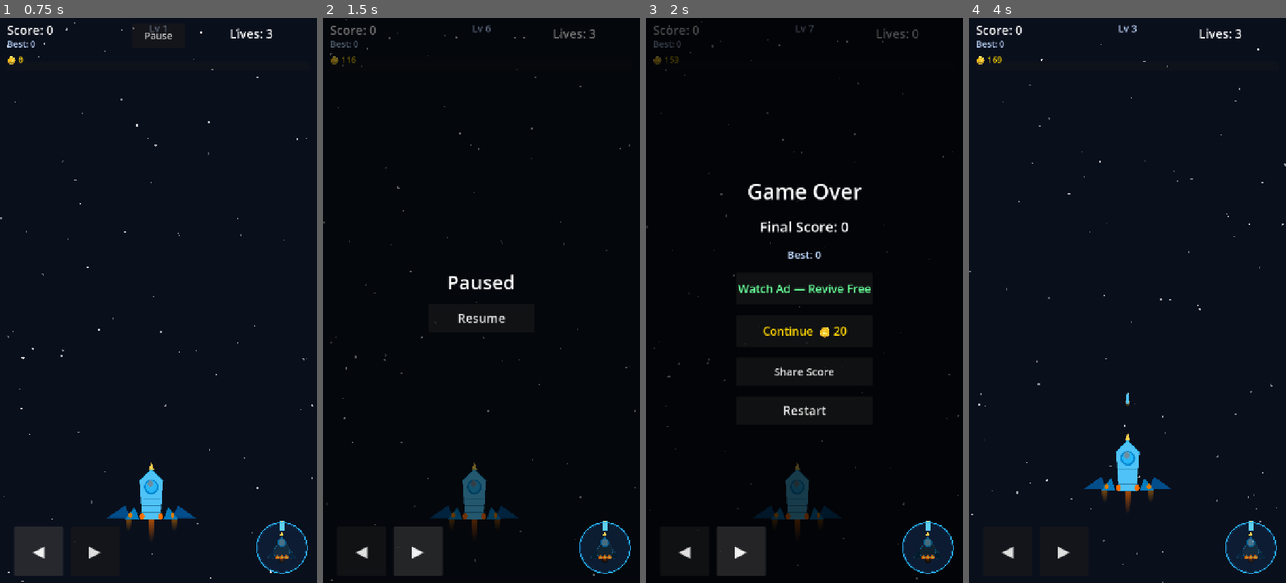
Above: before the commit, frames 1-4 (left to right).
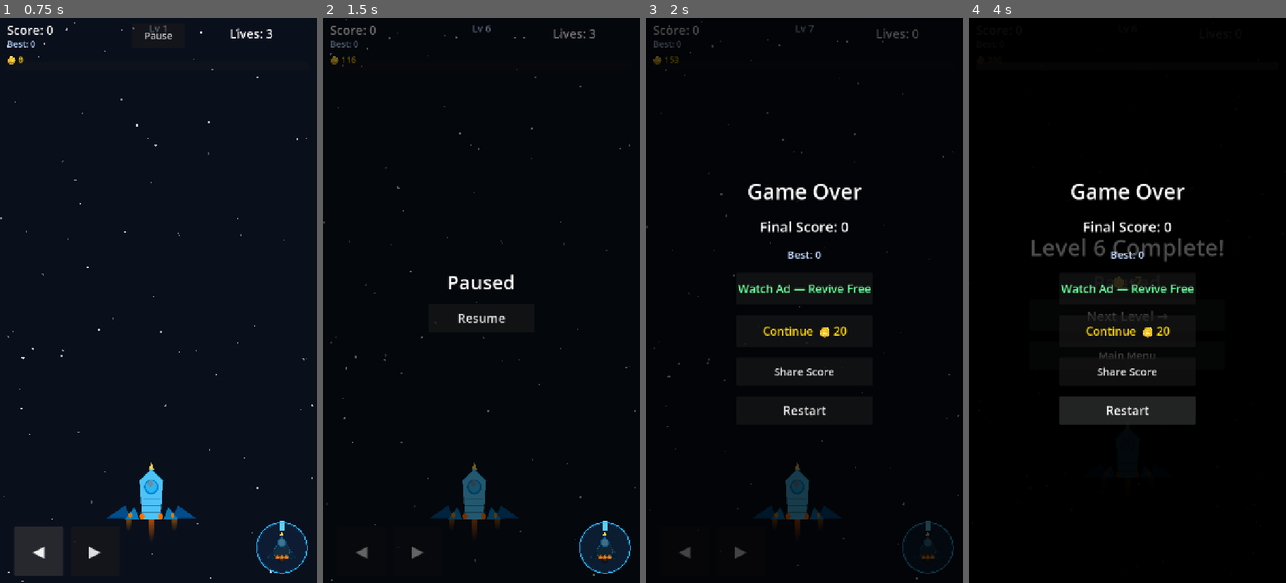
Above: after the commit, the same moments.

Repository: ahsan12345678910/Shooter
Game: Godot game, scene res://tests/TestRunner.tscn
Same seed, same stepped clock (60 frames per second), same inputs: the game is played once before the commit and once after it. This scene is started directly instead of the project's main scene.
Inputs (mouse positions are in pixels of both pictures, inside the frame that each line leads up to):
- Up to frame 1 (0.75 s): click "◀" at 0.5 s
- Up to frame 2 (1.5 s): click "▶" at 1.25 s
- Up to frame 3 (2 s): no input
- Up to frame 4 (4 s): click "Restart" at 2 s; click (1127, 407) at 2.75 s, where only the run before the commit has a clickable "Restart"; tap Enter (ui_accept) at 3.5, 3.77 s; move the mouse to (1111, 413) at 3.52 s; hold Up (ui_up) from 3.53 s (still down); click (1111, 413) at 3.67 s

Frame 1 is identical in both runs. In frame 2, 1.4% of the frame differs, in the area x 10-38%, y 90-99%; in frame 3, 2.5%; in frame 4, 86%, in the area x 0-100%, y 0-100%.

Commit message:
complete game

Diff:
--- a/MobileShooter/Main.tscn
+++ b/MobileShooter/Main.tscn
@@ -127,6 +127,8 @@
 text = "NEW BEST!"
 horizontal_alignment = 1
 
+[node name="MobileControls" parent="UI" instance=ExtResource("4_mobile_controls")]
+
 [node name="PausePanel" type="Control" parent="UI"]
 process_mode = 3
 visible = false
@@ -229,6 +231,7 @@
 
 [node name="GameOverPanel" type="Control" parent="UI"]
 process_mode = 3
+z_index = 20
 visible = false
 layout_mode = 3
 anchors_preset = 15
@@ -238,6 +241,7 @@
 grow_vertical = 2
 
 [node name="Overlay" type="ColorRect" parent="UI/GameOverPanel"]
+mouse_filter = 2
 layout_mode = 1
 anchors_preset = 15
 anchor_right = 1.0
@@ -302,5 +306,3 @@
 layout_mode = 2
 theme_override_font_sizes/font_size = 28
 text = "Restart"
-
-[node name="MobileControls" parent="UI" instance=ExtResource("4_mobile_controls")]
--- a/MobileShooter/main.gd
+++ b/MobileShooter/main.gd
@@ -119,7 +119,8 @@
 	_hud_level_label.text = "Lv %d" % level_number
 	_level_complete_panel.hide()
 	_progress_bar.value = 0
-	_mobile_controls.mouse_filter = Control.MOUSE_FILTER_PASS
+	if _mobile_controls.has_method("set_gameplay_active"):
+		_mobile_controls.set_gameplay_active(true)
 
 
 func _on_level_progress_changed(killed: int, required: int) -> void:
@@ -139,14 +140,16 @@
 
 	_level_complete_panel.show()
 	_pause_button.visible = false
-	_mobile_controls.mouse_filter = Control.MOUSE_FILTER_IGNORE
+	if _mobile_controls.has_method("set_gameplay_active"):
+		_mobile_controls.set_gameplay_active(false)
 
 
 func _on_next_level_pressed() -> void:
 	GameManager.set_paused(false)
 	_level_complete_panel.hide()
 	_pause_button.visible = true
-	_mobile_controls.mouse_filter = Control.MOUSE_FILTER_PASS
+	if _mobile_controls.has_method("set_gameplay_active"):
+		_mobile_controls.set_gameplay_active(true)
 	GameManager.advance_to_next_level()
 
 
@@ -161,6 +164,10 @@
 	_level_complete_panel.hide()
 	_game_over_panel.show()
 	_pause_button.visible = false
+	if _mobile_controls.has_method("set_gameplay_active"):
+		_mobile_controls.set_gameplay_active(false)
+	get_tree().paused = false
+	GameManager.is_paused = false
 	AudioManager.play_level_up()
 	AudioManager.stop_music()
 
@@ -181,6 +188,10 @@
 func _on_game_over() -> void:
 	_final_score_label.text = "Final Score: %d" % GameManager.score
 	_final_high_score_label.text = "Best: %d" % GameManager.high_score
+	get_tree().paused = false
+	GameManager.is_paused = false
+	if _mobile_controls.has_method("set_gameplay_active"):
+		_mobile_controls.set_gameplay_active(false)
 	_game_over_panel.show()
 	_pause_panel.hide()
 	_pause_button.visible = false
@@ -207,7 +218,8 @@
 			player.revive()
 		GameManager.resume_after_continue()
 		_pause_button.visible = true
-		_mobile_controls.mouse_filter = Control.MOUSE_FILTER_PASS
+		if _mobile_controls.has_method("set_gameplay_active"):
+			_mobile_controls.set_gameplay_active(true)
 	else:
 		_continue_btn.text = "Not enough coins!"
 		await get_tree().create_timer(1.5).timeout
@@ -238,7 +250,8 @@
 		player.revive()
 	GameManager.resume_after_continue()
 	_pause_button.visible = true
-	_mobile_controls.mouse_filter = Control.MOUSE_FILTER_PASS
+	if _mobile_controls.has_method("set_gameplay_active"):
+		_mobile_controls.set_gameplay_active(true)
 
 
 func _on_share_pressed() -> void:
--- a/MobileShooter/mobile_controls.gd
+++ b/MobileShooter/mobile_controls.gd
@@ -72,6 +72,19 @@
 
 func get_movement_direction() -> float:
 	return movement_direction
+
+
+func set_gameplay_active(active: bool) -> void:
+	visible = active
+	if not active:
+		_shoot_held = false
+		_auto_fire_timer = 0.0
+		movement_direction = 0.0
+		_left_held = false
+		_right_held = false
+		_set_controls_enabled(false)
+	else:
+		_set_controls_enabled(not GameManager.is_game_over)
 
 
 func set_shoot_button_state(state: String) -> void:
